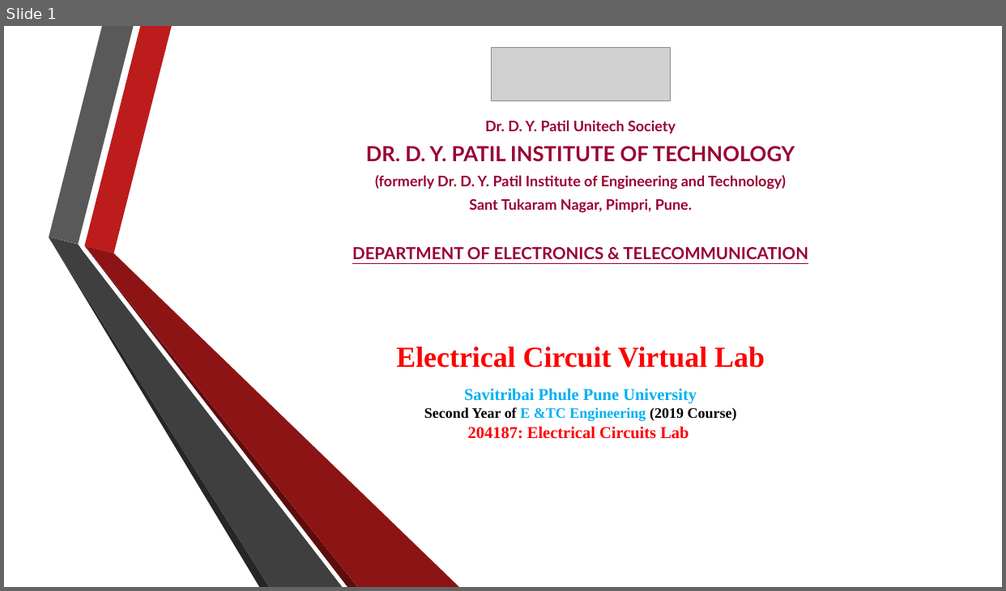
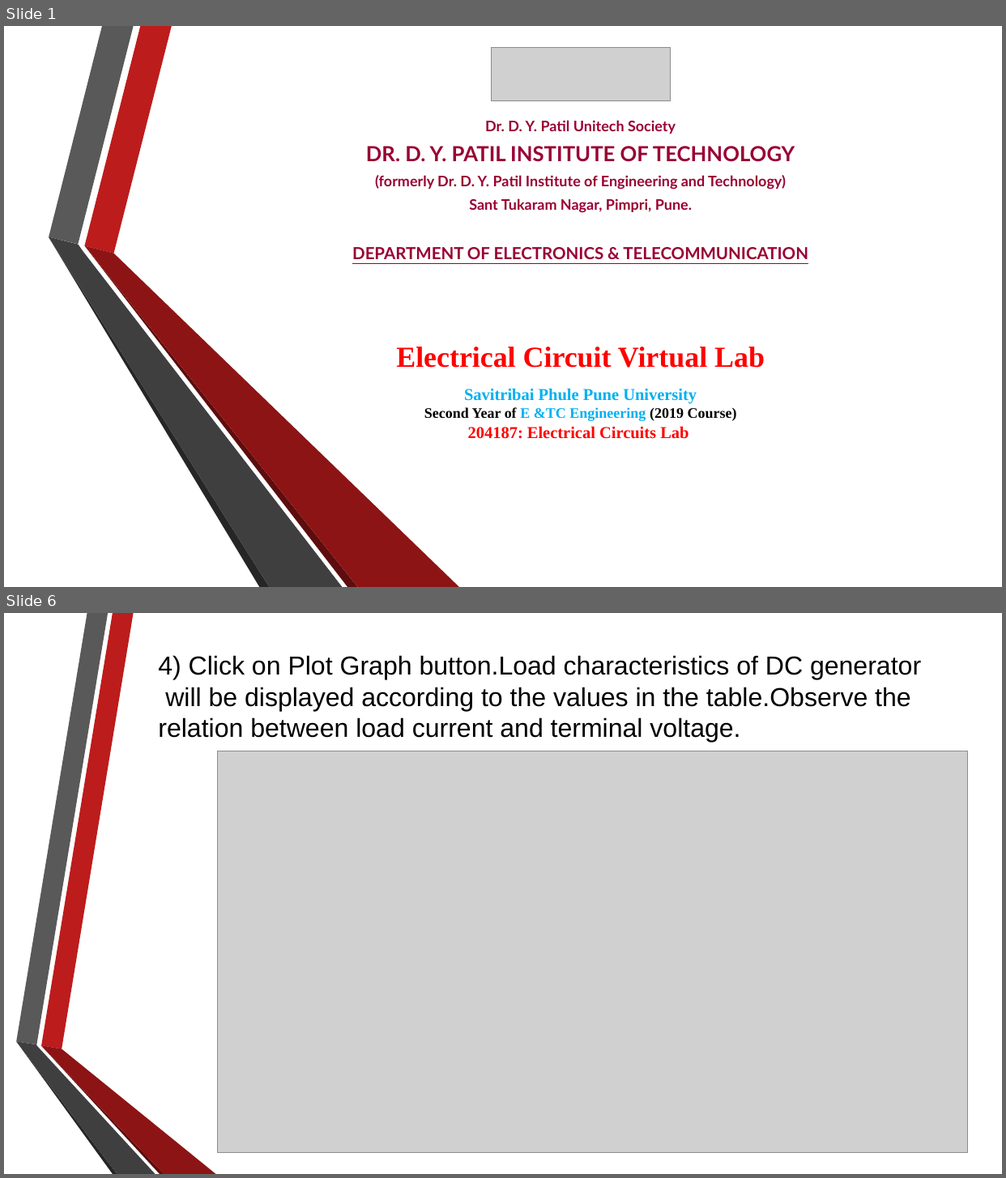
Before and after one commit to RahulAgrwal/Electrical-Virtual-lab, a slide deck: exp3/theoryimage/Procedure.pptx. Shown one above the other, each under a label of ours: slide 1 before the commit, slides 1 and 6 after it; the slides between them are not shown. The pictures are 1006x591 and 1006x1178 pixels, drawn with LibreOffice and Linux fonts; fonts in the diff are those of the drawing; grey boxes stand for pictures; background and template pictures are left out. Boxes give left, top, right and bottom in pixels: in the first picture for what was removed or moved away, otherwise in the second. Text is boxed around its words. In the diff, an @@ line names an element or a change of style, - is before the commit and + after.

```diff
--- a/exp3/theoryimage/Procedure.pptx
+++ b/exp3/theoryimage/Procedure.pptx
@@ slide 6 added at (x1=4, y1=613, x2=1002, y2=1174), background picture (left out) @@
@@ text added at (x1=158, y1=655, x2=921, y2=743), 25 pt, text #000000 @@
+4) Click on Plot Graph button.Load characteristics of DC generator will be displayed according to the values in the table.Observe the relation between load current and terminal voltage.
@@ picture added at (x1=218, y1=752, x2=968, y2=1153) @@
@@ group added at (x1=16, y1=613, x2=216, y2=1174): 6 freeform shapes @@
```
Also in this commit, not shown: 1 slide changed, 4 other slides added, 7 slides removed, 18 other files.
